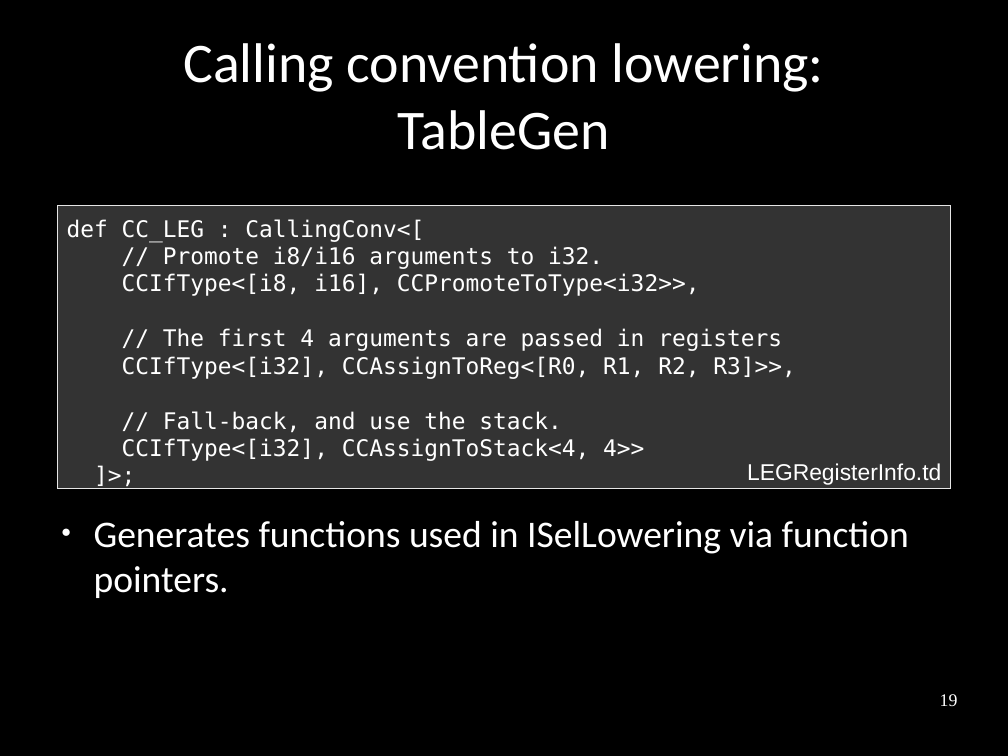
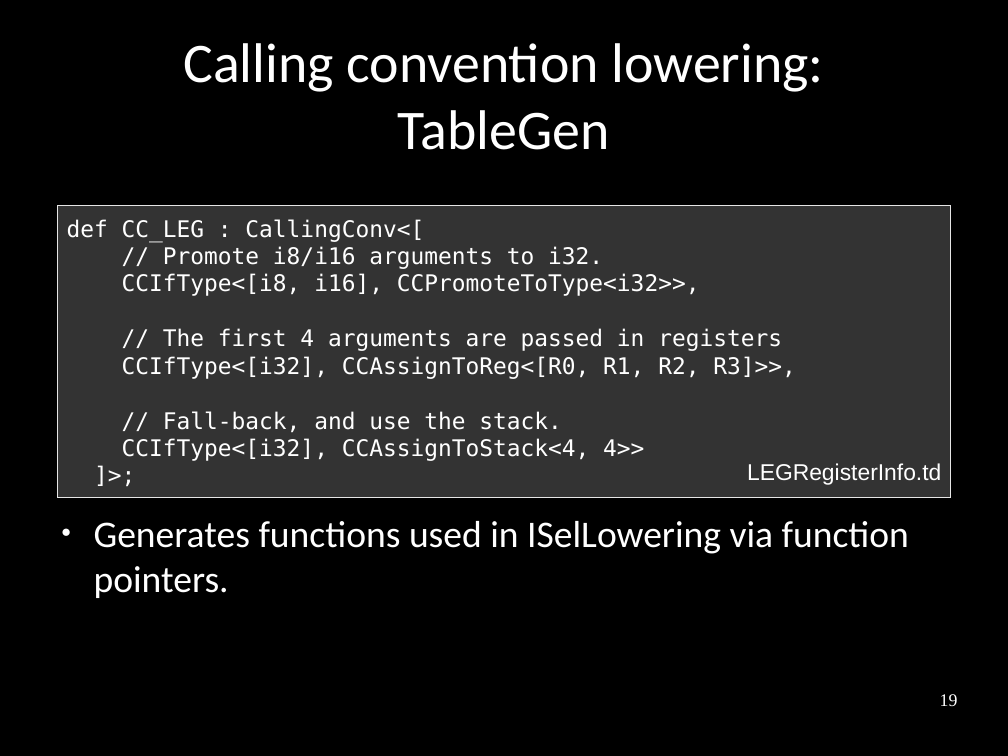
Before and after one commit to frasercrmck/llvm-leg, a slide deck: slide 19 of docs/Codeplay/Slides.odp. Drawn at 1008x756 pixels with LibreOffice and Linux fonts; fonts in the diff are those of the drawing. Boxes give left, top, right and bottom in pixels: in the first picture for what was removed or moved away, otherwise in the second. Text is boxed around its words. In the diff, an @@ line names an element or a change of style, - is before the commit and + after.

Commit message:
Fix layout.

```diff
--- a/docs/Codeplay/Slides.odp
+++ b/docs/Codeplay/Slides.odp
@@ rectangle "def CC_LEG : CallingConv<[": place and size @@
-rectangle "def CC_LEG : CallingConv<[" at [58,205,950,488]
+rectangle "def CC_LEG : CallingConv<[" at [58,205,950,498]
```
Also in this commit, not shown: 24 other slides changed.
